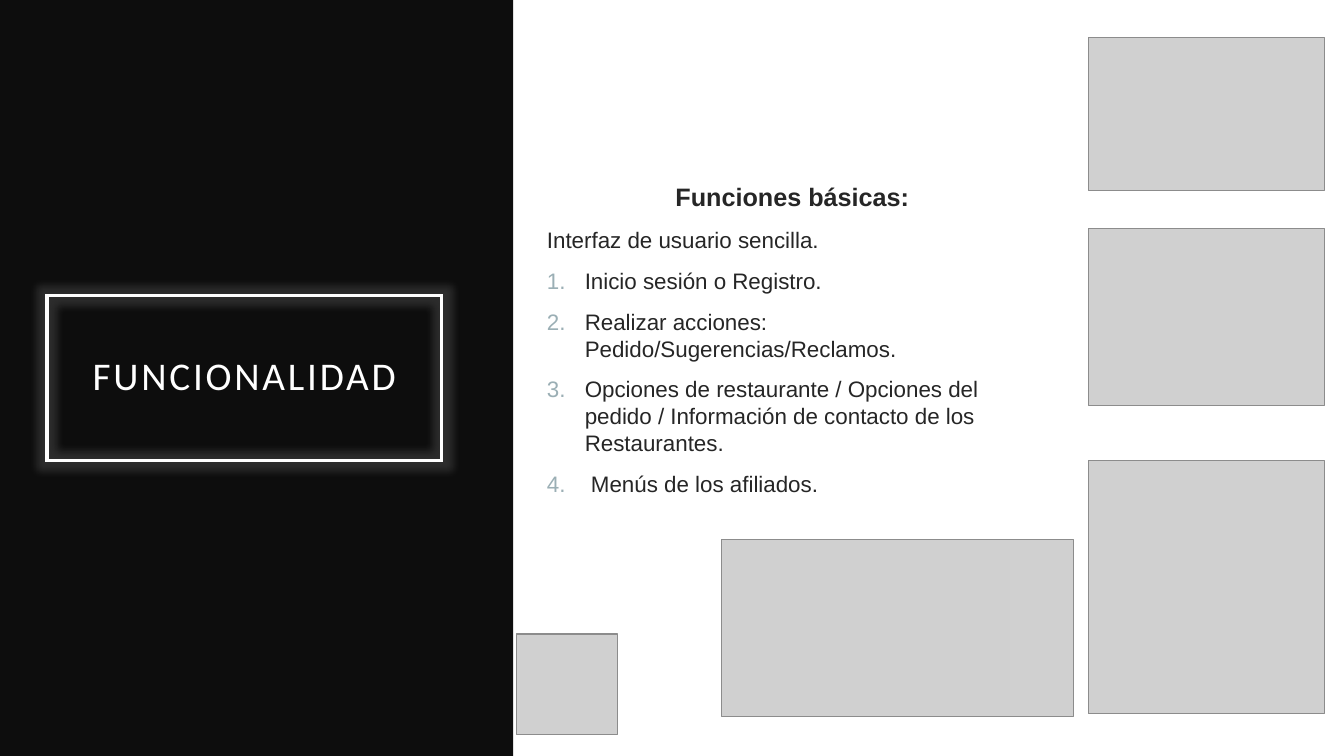
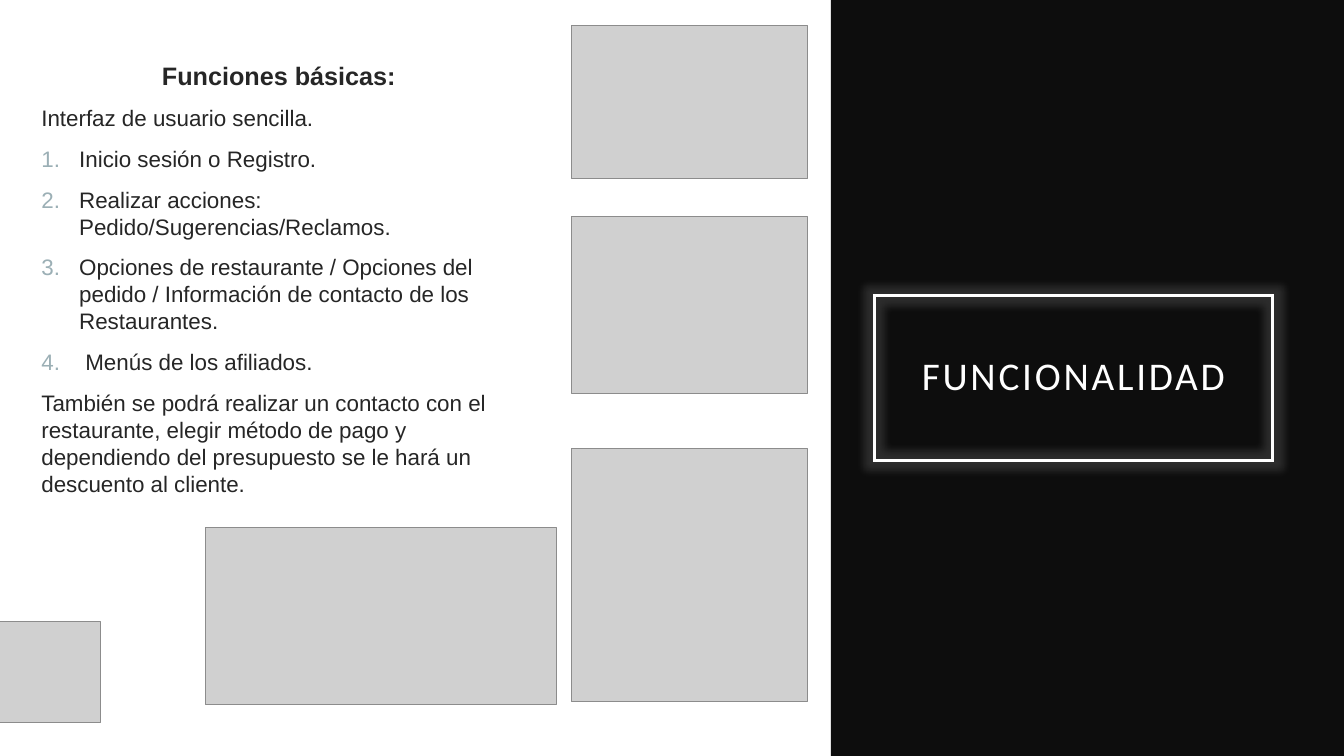
Before and after one commit to Brandruiz7/JustEatsCR, a slide deck: slide 6 of Material Complementario/Just Eats CR.pptx (slide 7 before the commit). Drawn at 1344x756 pixels with LibreOffice and Linux fonts; fonts in the diff are those of the drawing; grey boxes stand for pictures. Boxes give left, top, right and bottom in pixels: in the first picture for what was removed or moved away, otherwise in the second. Text is boxed around its words. In the diff, an @@ line names an element or a change of style, - is before the commit and + after.

```diff
--- a/Material Complementario/Just Eats CR.pptx
+++ b/Material Complementario/Just Eats CR.pptx
@@ rectangle: place and size @@
-rectangle at (0,0,513,756)
+rectangle at (831,0,1344,756)
@@ text "Funciones básicas:": place and size @@
-text "Funciones básicas:" at (547,187,978,493)
+text "Funciones básicas:" at (41,66,485,493)
@@ title "FUNCIONALIDAD": place and size @@
-title "FUNCIONALIDAD" at (47,295,443,461)
+title "FUNCIONALIDAD" at (874,295,1272,461)
@@ text at (41,394,485,493): paragraph added @@
+  También se podrá realizar un contacto con el restaurante, elegir método de pago y dependiendo del presupuesto se le hará un descuento al cliente.
@@ 5 pictures: place and size @@
-5 pictures at (517,37,1325,735)
+5 pictures at (0,25,808,723)
```
Also in this commit, not shown: 3 other slides changed, 1 slide removed, 3 other files.
